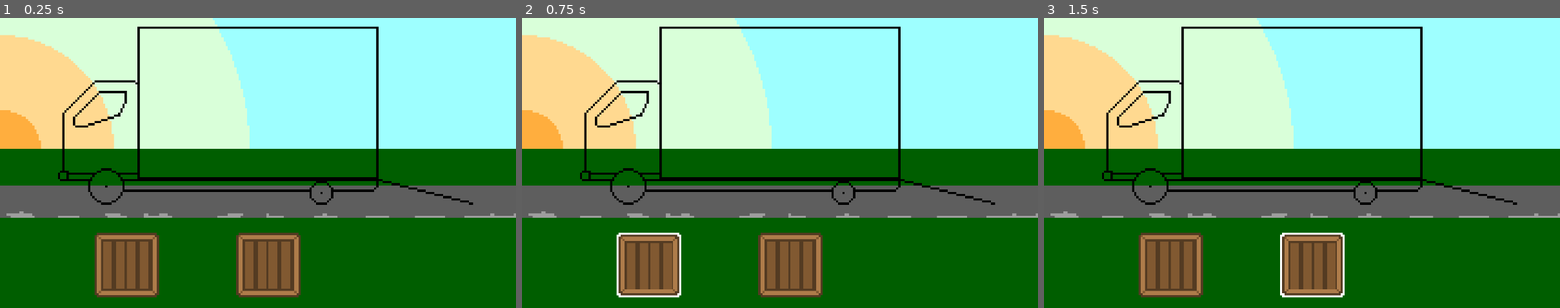
Above: before the commit, frames 1-3 (left to right).
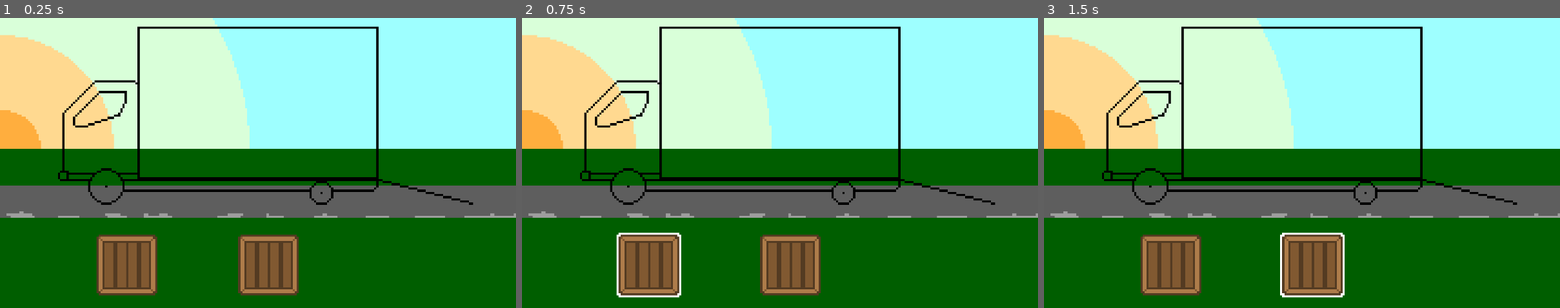
Above: after the commit, the same moments.

Repository: flamingradian/fresh-movers-co
Game: Godot game, scene res://Scenes/Game.tscn
The game is run twice, just before and just after one commit, with the same random seed, the same clock (stepped at 60 frames per second) and the same inputs.
Inputs (mouse positions are in pixels of both pictures, inside the frame that each line leads up to):
- Up to frame 1 (0.25 s): no input
- Up to frame 2 (0.75 s): tap Enter at 0.5 s; move the mouse to (651, 264) at 0.52 s
- Up to frame 3 (1.5 s): tap Space at 1.25 s; move the mouse to (1312, 264) at 1.27 s

The runs differ from the first frame. In frame 1, 2.5% of the frame differs, in the area x 18-59%, y 74-97%; in frame 2, 1.4%; in frame 3, 1.3%.

Commit message:
sprites: crate: pad texture to be the same as the selected texture
Also update the margin for 9-slicing.

Diff:
--- a/Fresh Movers Co/Scenes/Crate.tscn
+++ b/Fresh Movers Co/Scenes/Crate.tscn
@@ -23,10 +23,10 @@
 margin_right = 120.0
 margin_bottom = 120.0
 texture = ExtResource( 2 )
-patch_margin_left = 32
-patch_margin_top = 32
-patch_margin_right = 32
-patch_margin_bottom = 32
+patch_margin_left = 40
+patch_margin_top = 40
+patch_margin_right = 40
+patch_margin_bottom = 40
 axis_stretch_horizontal = 1
 axis_stretch_vertical = 1
 
Binary file changed: Fresh Movers Co/Sprites/crate.png
